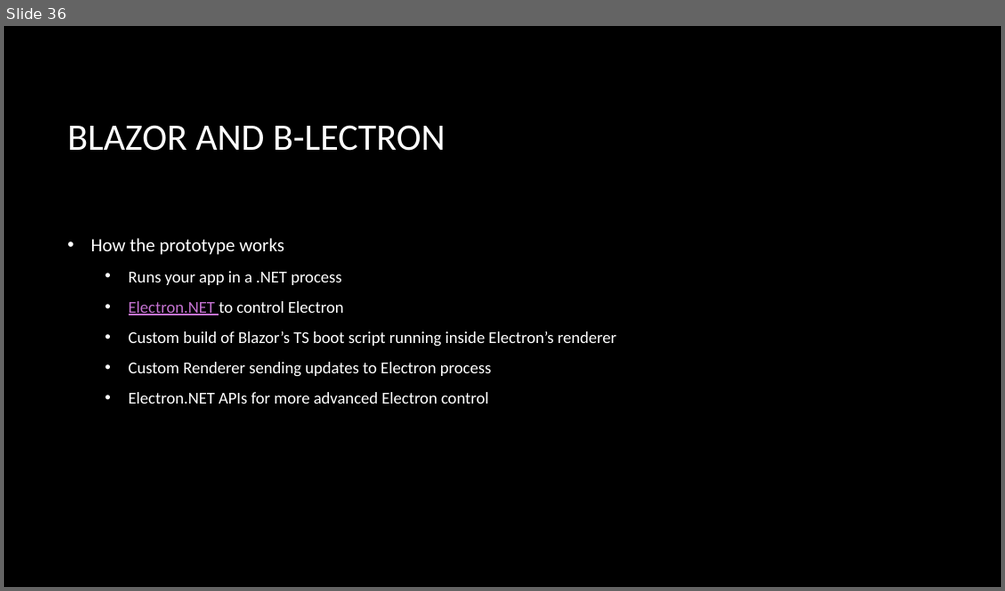
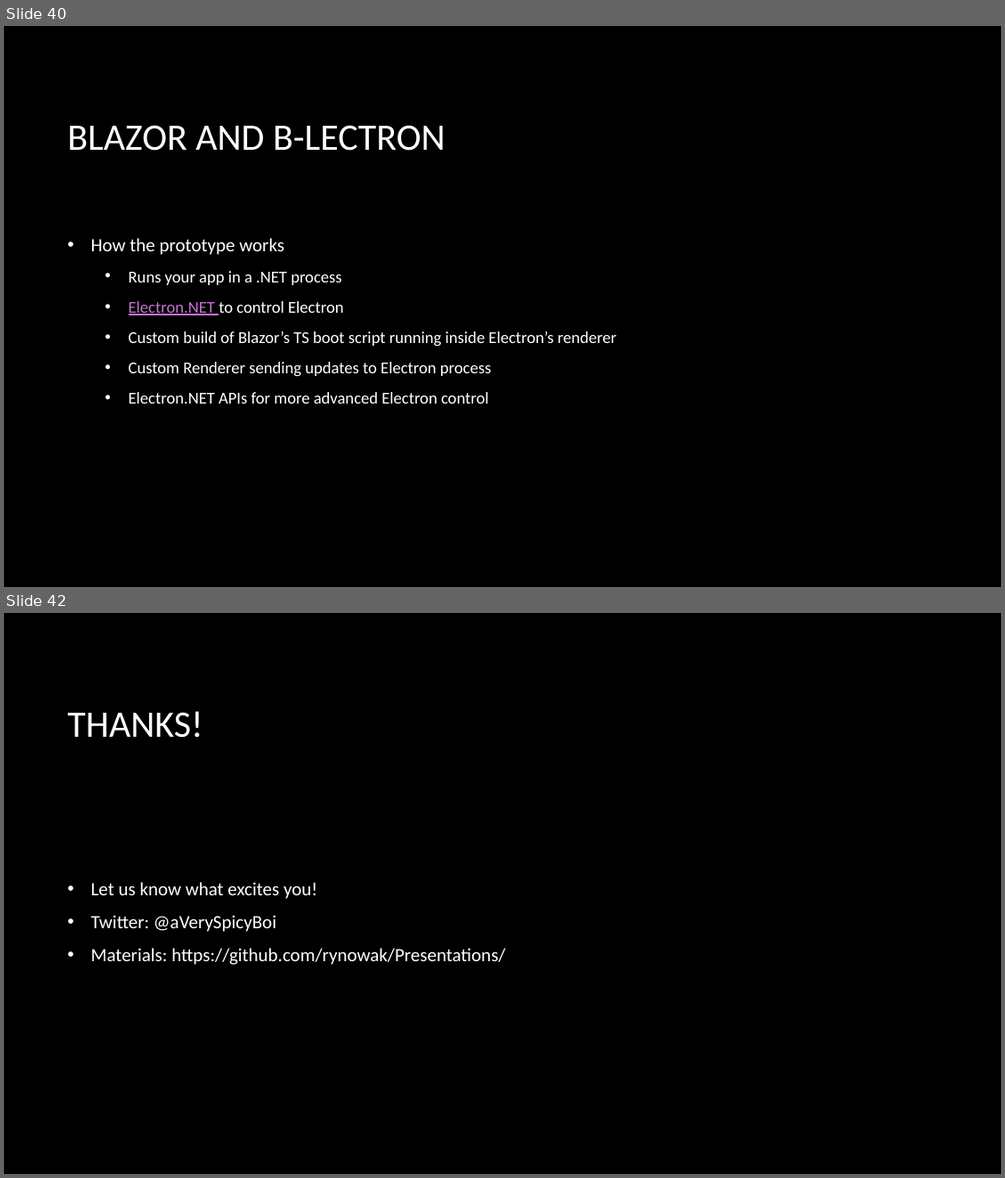
Before and after one commit to rynowak/Presentations, a slide deck: 2019/NDCSyndey/slides.pptx. Shown one above the other, each under a label of ours: slide 36 before the commit, slides 40 and 42 after it; the slides between them are not shown. The pictures are 1005x591 and 1005x1178 pixels, drawn with LibreOffice and Linux fonts; fonts in the diff are those of the drawing; background and template pictures are left out. Boxes give left, top, right and bottom in pixels: in the first picture for what was removed or moved away, otherwise in the second. Text is boxed around its words. In the diff, an @@ line names an element or a change of style, - is before the commit and + after.

```diff
--- a/2019/NDCSyndey/slides.pptx
+++ b/2019/NDCSyndey/slides.pptx
@@ slide 42 added at [4, 613, 1001, 1174], background picture (left out) @@
@@ title added at [67, 711, 202, 738], 36 pt, text #FFFFFF @@
+THANKS!
@@ text added at [91, 882, 505, 965], 18 pt, text #FFFFFF @@
+• Let us know what excites you!
+• Twitter: @aVerySpicyBoi
+• Materials: https://github.com/rynowak/Presentations/
@@ what was slide 36 is now slide 40 @@
```
Also in this commit, not shown: 3 slides changed, 5 other slides added.
